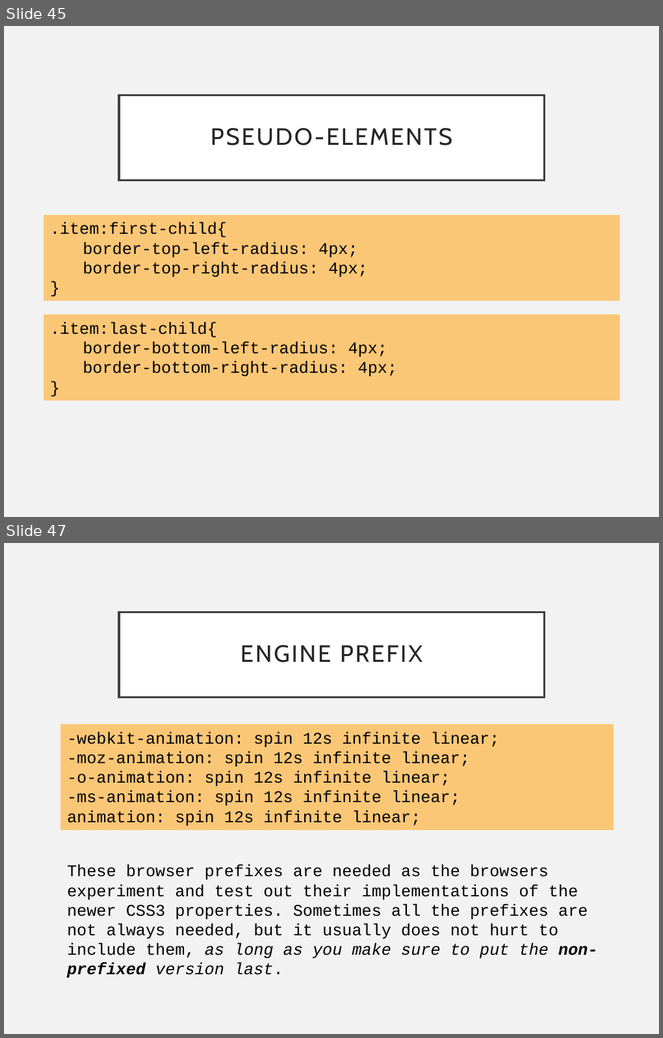
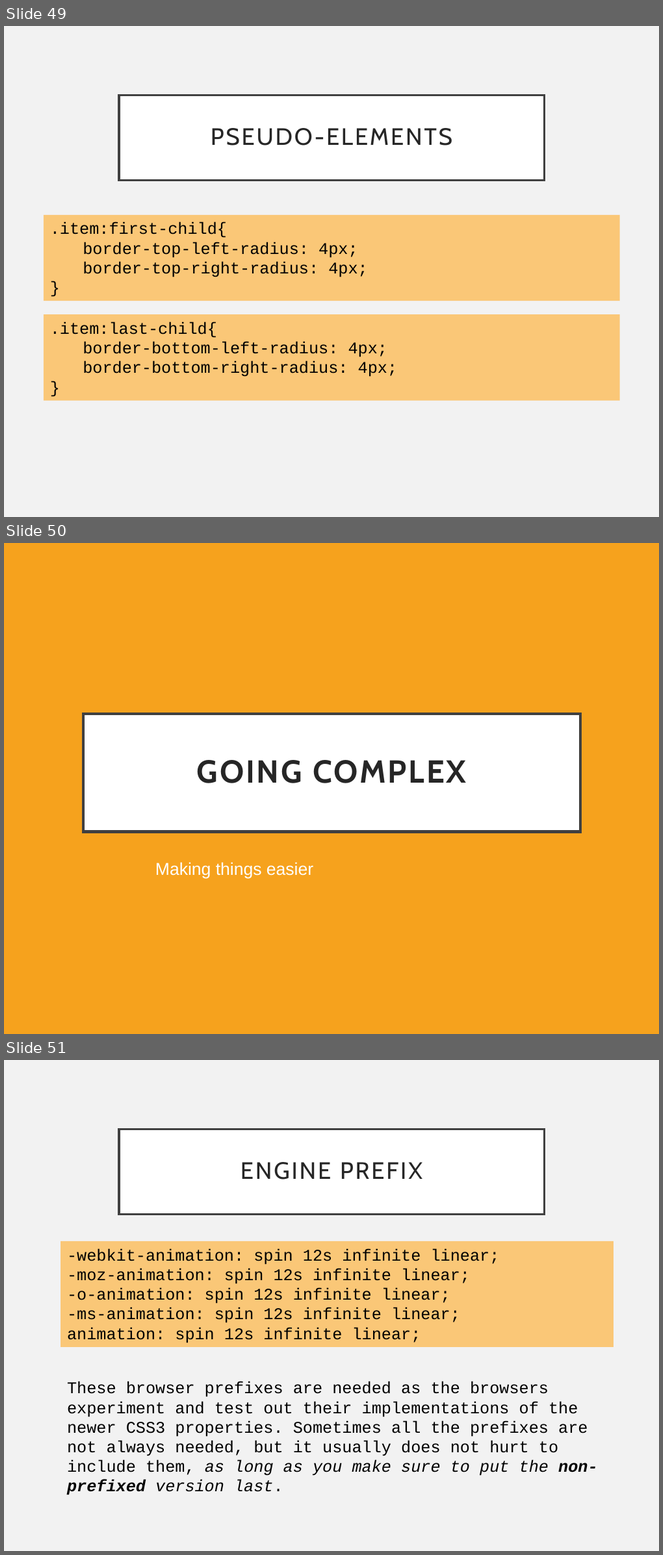
Before and after one commit to katholiek-onderwijs-vlaanderen/cssworkshop, a slide deck: presentation.pptx. Shown one above the other, each under a label of ours: slides 45 and 47 before the commit, slides 49, 50 and 51 after it; the slides between them are not shown. The pictures are 663x1038 and 663x1555 pixels, drawn with LibreOffice and Linux fonts; fonts in the diff are those of the drawing. Boxes give left, top, right and bottom in pixels: in the first picture for what was removed or moved away, otherwise in the second. Text is boxed around its words. In the diff, an @@ line names an element or a change of style, - is before the commit and + after.

```diff
--- a/presentation.pptx
+++ b/presentation.pptx
@@ slide 50 added at [4, 543, 659, 1034], background #F6A21D @@
@@ title added at [83, 714, 581, 832], fill #FFFFFF, outline #404040 3 pt, 35 pt, text #262626, bold @@
+GOING COMPLEX
@@ text added at [155, 862, 313, 878], 19 pt, text #FFFFFF @@
+Making things easier
@@ what was slide 45 is now slide 49 @@
@@ what was slide 47 is now slide 51 @@
```
Also in this commit, not shown: 3 slides changed, 4 other slides added, 1 slide removed, 1 other file.
